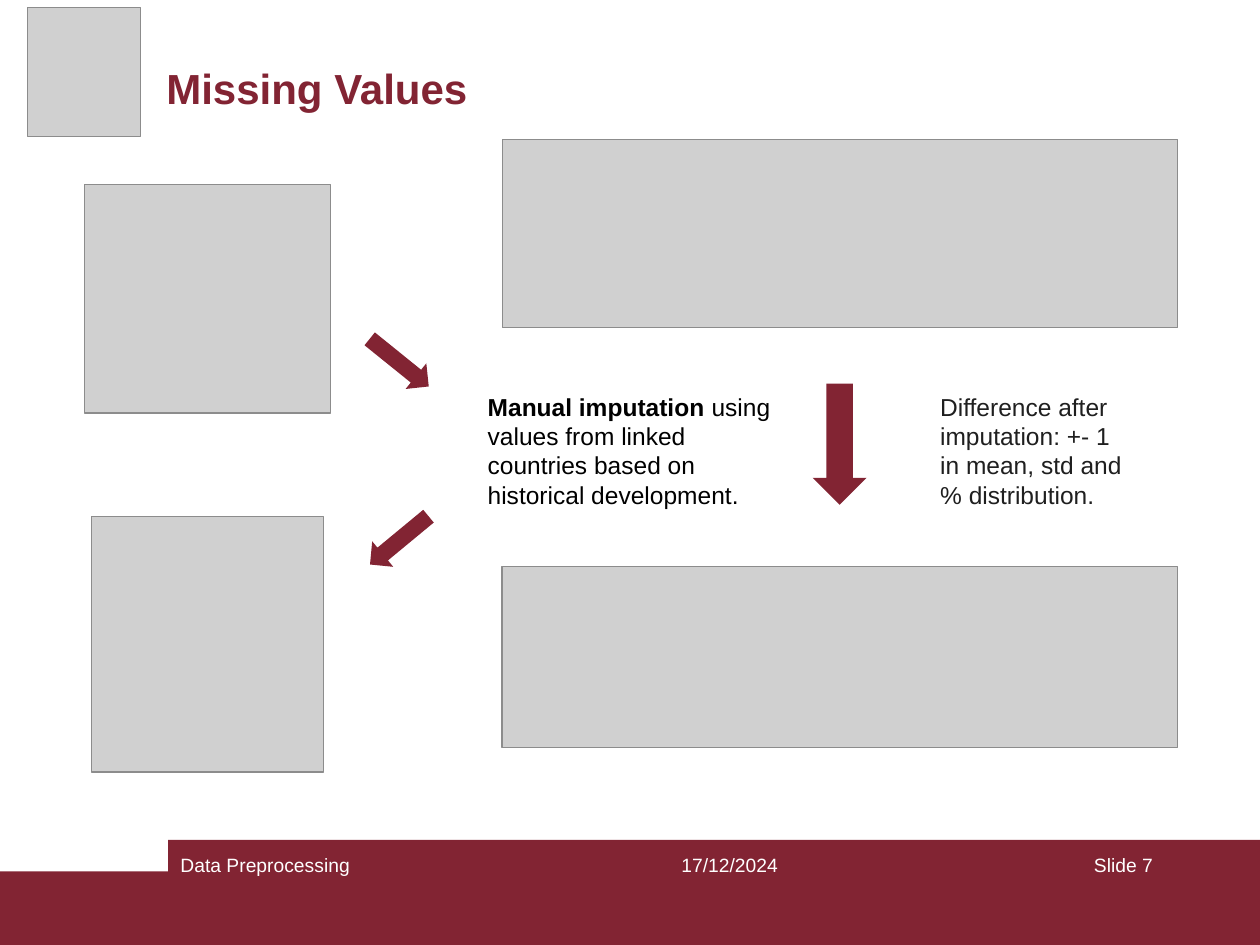
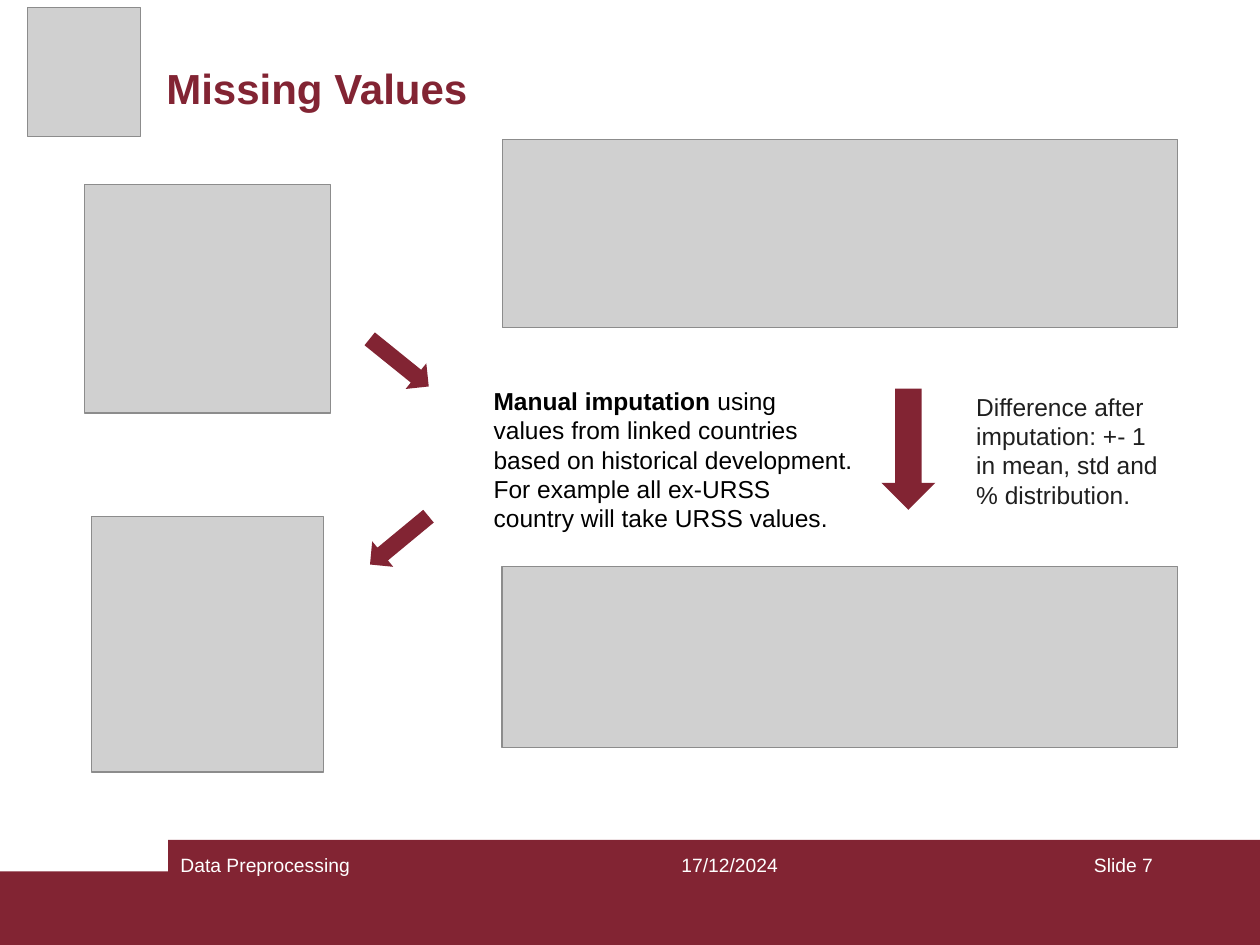
Before and after one commit to Domenico00git/BDOS, a slide deck: slide 7 of The pillars of rights fundamental and their core attributes.ppt. Drawn at 1260x945 pixels with LibreOffice and Linux fonts; fonts in the diff are those of the drawing; grey boxes stand for pictures. Boxes give left, top, right and bottom in pixels: in the first picture for what was removed or moved away, otherwise in the second. Text is boxed around its words. In the diff, an @@ line names an element or a change of style, - is before the commit and + after.

```diff
--- a/The pillars of rights fundamental and their core attributes.ppt
+++ b/The pillars of rights fundamental and their core attributes.ppt
@@ down arrow: place and size @@
-down arrow at bbox=[815, 384, 864, 503]
+down arrow at bbox=[883, 389, 932, 508]
@@ text "Difference after imputation: +- 1 ...": place and size @@
-text "Difference after imputation: +- 1 ..." at bbox=[940, 398, 1122, 505]
+text "Difference after imputation: +- 1 ..." at bbox=[976, 398, 1158, 505]
@@ text at bbox=[494, 480, 828, 532]: paragraph added @@
+For example all ex-URSS country will take URSS values.
```
Also in this commit, not shown: 2 other slides changed.
